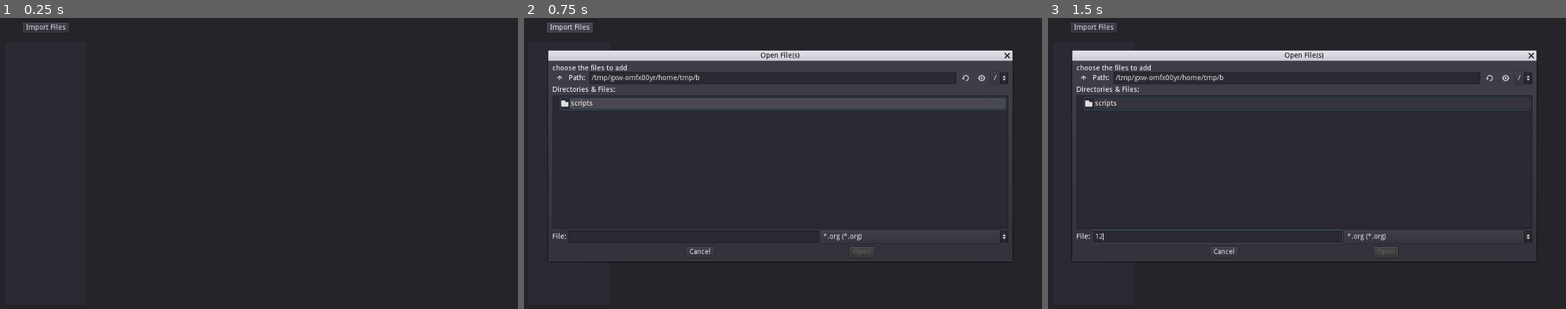
Above: before the commit, frames 1-3 (left to right).
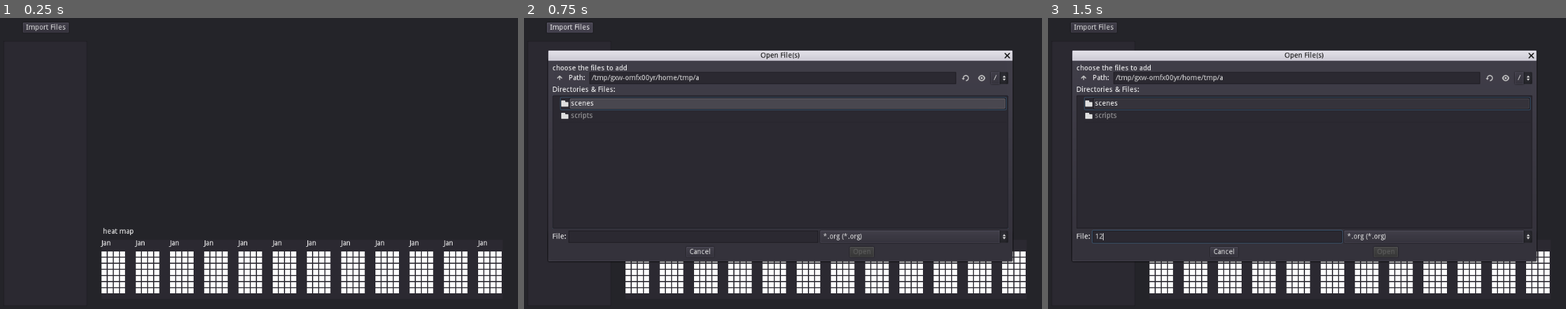
Above: after the commit, the same moments.

Repository: Vanzypher/org-mode-analytics
Game: Godot game, scene res://Main.tscn
The game is run twice, just before and just after one commit, with the same random seed, the same clock (stepped at 60 frames per second) and the same inputs.
Inputs (mouse positions are in pixels of both pictures, inside the frame that each line leads up to):
- Up to frame 1 (0.25 s): no input
- Up to frame 2 (0.75 s): click "Import Files" at 0.5 s
- Up to frame 3 (1.5 s): click (1218, 236) at 1.27 s; type "12" at 1.35 s

The runs differ from the first frame. In frame 1, 7.2% of the frame differs, in the area x 19-97%, y 72-95%; in frame 2, 5.4%; in frame 3, 5.4%.

Commit message:
adds heat map ui to the scene

Diff:
--- a/Main.tscn
+++ b/Main.tscn
@@ -1,8 +1,9 @@
-[gd_scene load_steps=4 format=2]
+[gd_scene load_steps=5 format=2]
 
 [ext_resource path="res://scripts/import_files_button.gd" type="Script" id=1]
 [ext_resource path="res://scripts/import_files_dialog.gd" type="Script" id=2]
-[ext_resource path="res://scripts/file_list.gd" type="Script" id=3]
+[ext_resource path="res://scenes/month-heatmap-ui.tscn" type="PackedScene" id=3]
+[ext_resource path="res://scripts/file_list.gd" type="Script" id=4]
 
 [node name="Main" type="Control"]
 anchor_right = 1.0
@@ -21,6 +22,7 @@
 script = ExtResource( 1 )
 
 [node name="ImportFilesDialog" type="FileDialog" parent="MainPanel"]
+visible = true
 anchor_left = 0.5
 anchor_top = 0.5
 anchor_right = 0.5
@@ -45,8 +47,181 @@
 margin_bottom = 584.0
 same_column_width = true
 
+[node name="HeatMap" type="Control" parent="MainPanel"]
+editor/display_folded = true
+margin_left = 195.0
+margin_top = 416.0
+margin_right = 1005.0
+margin_bottom = 585.0
+
+[node name="Background" type="ColorRect" parent="MainPanel/HeatMap"]
+anchor_right = 1.0
+anchor_bottom = 1.0
+margin_left = 14.0
+margin_top = 38.0
+margin_right = -11.0
+margin_bottom = -15.0
+color = Color( 0.172549, 0.164706, 0.196078, 1 )
+
+[node name="Year" type="GridContainer" parent="MainPanel/HeatMap/Background"]
+editor/display_folded = true
+anchor_right = 1.0
+anchor_bottom = 1.0
+custom_constants/vseparation = 9
+custom_constants/hseparation = 31
+columns = 12
+
+[node name="Jan" type="Label" parent="MainPanel/HeatMap/Background/Year"]
+margin_right = 36.0
+margin_bottom = 14.0
+text = "Jan"
+
+[node name="Feb" type="Label" parent="MainPanel/HeatMap/Background/Year"]
+margin_left = 67.0
+margin_right = 103.0
+margin_bottom = 14.0
+text = "Jan"
+
+[node name="Mar" type="Label" parent="MainPanel/HeatMap/Background/Year"]
+margin_left = 134.0
+margin_right = 170.0
+margin_bottom = 14.0
+text = "Jan"
+
+[node name="Apr" type="Label" parent="MainPanel/HeatMap/Background/Year"]
+margin_left = 201.0
+margin_right = 237.0
+margin_bottom = 14.0
+text = "Jan"
+
+[node name="May" type="Label" parent="MainPanel/HeatMap/Background/Year"]
+margin_left = 268.0
+margin_right = 304.0
+margin_bottom = 14.0
+text = "Jan"
+
+[node name="Jun" type="Label" parent="MainPanel/HeatMap/Background/Year"]
+margin_left = 335.0
+margin_right = 371.0
+margin_bottom = 14.0
+text = "Jan"
+
+[node name="Jul" type="Label" parent="MainPanel/HeatMap/Background/Year"]
+margin_left = 402.0
+margin_right = 438.0
+margin_bottom = 14.0
+text = "Jan"
+
+[node name="Aug" type="Label" parent="MainPanel/HeatMap/Background/Year"]
+margin_left = 469.0
+margin_right = 505.0
+margin_bottom = 14.0
+text = "Jan"
+
+[node name="Sep" type="Label" parent="MainPanel/HeatMap/Background/Year"]
+margin_left = 536.0
+margin_right = 572.0
+margin_bottom = 14.0
+text = "Jan"
+
+[node name="Oct" type="Label" parent="MainPanel/HeatMap/Background/Year"]
+margin_left = 603.0
+margin_right = 639.0
+margin_bottom = 14.0
+text = "Jan"
+
+[node name="Nov" type="Label" parent="MainPanel/HeatMap/Background/Year"]
+margin_left = 670.0
+margin_right = 706.0
+margin_bottom = 14.0
+text = "Jan"
+
+[node name="Dec" type="Label" parent="MainPanel/HeatMap/Background/Year"]
+margin_left = 737.0
+margin_right = 773.0
+margin_bottom = 14.0
+text = "Jan"
+
+[node name="Month1" parent="MainPanel/HeatMap/Background/Year" instance=ExtResource( 3 )]
+margin_top = 23.0
+margin_right = 36.0
+margin_bottom = 95.0
+
+[node name="Month2" parent="MainPanel/HeatMap/Background/Year" instance=ExtResource( 3 )]
+margin_left = 67.0
+margin_top = 23.0
+margin_right = 103.0
+margin_bottom = 95.0
+
+[node name="Month3" parent="MainPanel/HeatMap/Background/Year" instance=ExtResource( 3 )]
+margin_left = 134.0
+margin_top = 23.0
+margin_right = 170.0
+margin_bottom = 95.0
+
+[node name="Month4" parent="MainPanel/HeatMap/Background/Year" instance=ExtResource( 3 )]
+margin_left = 201.0
+margin_top = 23.0
+margin_right = 237.0
+margin_bottom = 95.0
+
+[node name="Month5" parent="MainPanel/HeatMap/Background/Year" instance=ExtResource( 3 )]
+margin_left = 268.0
+margin_top = 23.0
+margin_right = 304.0
+margin_bottom = 95.0
+
+[node name="Month6" parent="MainPanel/HeatMap/Background/Year" instance=ExtResource( 3 )]
+margin_left = 335.0
+margin_top = 23.0
+margin_right = 371.0
+margin_bottom = 95.0
+
+[node name="Month7" parent="MainPanel/HeatMap/Background/Year" instance=ExtResource( 3 )]
+margin_left = 402.0
+margin_top = 23.0
+margin_right = 438.0
+margin_bottom = 95.0
+
+[node name="Month8" parent="MainPanel/HeatMap/Background/Year" instance=ExtResource( 3 )]
+margin_left = 469.0
+margin_top = 23.0
+margin_right = 505.0
+margin_bottom = 95.0
+
+[node name="Month9" parent="MainPanel/HeatMap/Background/Year" instance=ExtResource( 3 )]
+margin_left = 536.0
+margin_top = 23.0
+margin_right = 572.0
+margin_bottom = 95.0
+
+[node name="Month10" parent="MainPanel/HeatMap/Background/Year" instance=ExtResource( 3 )]
+margin_left = 603.0
+margin_top = 23.0
+margin_right = 639.0
+margin_bottom = 95.0
+
+[node name="Month11" parent="MainPanel/HeatMap/Background/Year" instance=ExtResource( 3 )]
+margin_left = 670.0
+margin_top = 23.0
+margin_right = 706.0
+margin_bottom = 95.0
+
+[node name="Month12" parent="MainPanel/HeatMap/Background/Year" instance=ExtResource( 3 )]
+margin_left = 737.0
+margin_top = 23.0
+margin_right = 773.0
+margin_bottom = 95.0
+
+[node name="HeatMapTitleLabel" type="Label" parent="MainPanel/HeatMap"]
+margin_left = 16.5476
+margin_top = 15.1429
+margin_right = 800.548
+margin_bottom = 29.1429
+text = "heat map"
+
 [node name="FileList" type="Node" parent="."]
-script = ExtResource( 3 )
+script = ExtResource( 4 )
 [connection signal="pressed" from="MainPanel/ImportFilesButton" to="MainPanel/ImportFilesButton" method="_on_ImportFilesButton_pressed"]
 [connection signal="file_added" from="MainPanel/ImportFilesDialog" to="FileList" method="_on_ImportFilesDialog_file_added"]
 [connection signal="file_selected" from="MainPanel/ImportFilesDialog" to="MainPanel/ImportFilesDialog" method="_on_ImportFilesDialog_file_selected"]
--- /dev/null
+++ b/scenes/month-heatmap-ui.tscn
@@ -0,0 +1,253 @@
+[gd_scene format=2]
+
+[node name="Month" type="GridContainer"]
+margin_bottom = 12.0
+custom_constants/vseparation = 12
+custom_constants/hseparation = 12
+columns = 4
+
+[node name="Week1" type="GridContainer" parent="."]
+editor/display_folded = true
+margin_bottom = 72.0
+custom_constants/vseparation = 12
+custom_constants/hseparation = 12
+
+[node name="Day1" type="Control" parent="Week1"]
+
+[node name="ColorRect" type="ColorRect" parent="Week1/Day1"]
+margin_right = 10.0
+margin_bottom = 10.0
+
+[node name="Day2" type="Control" parent="Week1"]
+margin_top = 12.0
+margin_bottom = 12.0
+
+[node name="ColorRect" type="ColorRect" parent="Week1/Day2"]
+margin_right = 10.0
+margin_bottom = 10.0
+
+[node name="Day3" type="Control" parent="Week1"]
+margin_top = 24.0
+margin_bottom = 24.0
+
+[node name="ColorRect" type="ColorRect" parent="Week1/Day3"]
+margin_right = 10.0
+margin_bottom = 10.0
+
+[node name="Day4" type="Control" parent="Week1"]
+margin_top = 36.0
+margin_bottom = 36.0
+
+[node name="ColorRect" type="ColorRect" parent="Week1/Day4"]
+margin_right = 10.0
+margin_bottom = 10.0
+
+[node name="Day5" type="Control" parent="Week1"]
+margin_top = 48.0
+margin_bottom = 48.0
+
+[node name="ColorRect" type="ColorRect" parent="Week1/Day5"]
+margin_right = 10.0
+margin_bottom = 10.0
+
+[node name="Day6" type="Control" parent="Week1"]
+margin_top = 60.0
+margin_bottom = 60.0
+
+[node name="ColorRect" type="ColorRect" parent="Week1/Day6"]
+margin_right = 10.0
+margin_bottom = 10.0
+
+[node name="Day7" type="Control" parent="Week1"]
+margin_top = 72.0
+margin_bottom = 72.0
+
+[node name="ColorRect" type="ColorRect" parent="Week1/Day7"]
+margin_right = 10.0
+margin_bottom = 10.0
+
+[node name="Week2" type="GridContainer" parent="."]
+editor/display_folded = true
+margin_left = 12.0
+margin_right = 12.0
+margin_bottom = 72.0
+custom_constants/vseparation = 12
+custom_constants/hseparation = 12
+
+[node name="Day1" type="Control" parent="Week2"]
+
+[node name="ColorRect" type="ColorRect" parent="Week2/Day1"]
+margin_right = 10.0
+margin_bottom = 10.0
+
+[node name="Day2" type="Control" parent="Week2"]
+margin_top = 12.0
+margin_bottom = 12.0
+
+[node name="ColorRect" type="ColorRect" parent="Week2/Day2"]
+margin_right = 10.0
+margin_bottom = 10.0
+
+[node name="Day3" type="Control" parent="Week2"]
+margin_top = 24.0
+margin_bottom = 24.0
+
+[node name="ColorRect" type="ColorRect" parent="Week2/Day3"]
+margin_right = 10.0
+margin_bottom = 10.0
+
+[node name="Day4" type="Control" parent="Week2"]
+margin_top = 36.0
+margin_bottom = 36.0
+
+[node name="ColorRect" type="ColorRect" parent="Week2/Day4"]
+margin_right = 10.0
+margin_bottom = 10.0
+
+[node name="Day5" type="Control" parent="Week2"]
+margin_top = 48.0
+margin_bottom = 48.0
+
+[node name="ColorRect" type="ColorRect" parent="Week2/Day5"]
+margin_right = 10.0
+margin_bottom = 10.0
+
+[node name="Day6" type="Control" parent="Week2"]
+margin_top = 60.0
+margin_bottom = 60.0
+
+[node name="ColorRect" type="ColorRect" parent="Week2/Day6"]
+margin_right = 10.0
+margin_bottom = 10.0
+
+[node name="Day7" type="Control" parent="Week2"]
+margin_top = 72.0
+margin_bottom = 72.0
+
+[node name="ColorRect" type="ColorRect" parent="Week2/Day7"]
+margin_right = 10.0
+margin_bottom = 10.0
+
+[node name="Week3" type="GridContainer" parent="."]
+editor/display_folded = true
+margin_left = 24.0
+margin_right = 24.0
+margin_bottom = 72.0
+custom_constants/vseparation = 12
+custom_constants/hseparation = 12
+
+[node name="Day1" type="Control" parent="Week3"]
+
+[node name="ColorRect" type="ColorRect" parent="Week3/Day1"]
+margin_right = 10.0
+margin_bottom = 10.0
+
+[node name="Day2" type="Control" parent="Week3"]
+margin_top = 12.0
+margin_bottom = 12.0
+
+[node name="ColorRect" type="ColorRect" parent="Week3/Day2"]
+margin_right = 10.0
+margin_bottom = 10.0
+
+[node name="Day3" type="Control" parent="Week3"]
+margin_top = 24.0
+margin_bottom = 24.0
+
+[node name="ColorRect" type="ColorRect" parent="Week3/Day3"]
+margin_right = 10.0
+margin_bottom = 10.0
+
+[node name="Day4" type="Control" parent="Week3"]
+margin_top = 36.0
+margin_bottom = 36.0
+
+[node name="ColorRect" type="ColorRect" parent="Week3/Day4"]
+margin_right = 10.0
+margin_bottom = 10.0
+
+[node name="Day5" type="Control" parent="Week3"]
+margin_top = 48.0
+margin_bottom = 48.0
+
+[node name="ColorRect" type="ColorRect" parent="Week3/Day5"]
+margin_right = 10.0
+margin_bottom = 10.0
+
+[node name="Day6" type="Control" parent="Week3"]
+margin_top = 60.0
+margin_bottom = 60.0
+
+[node name="ColorRect" type="ColorRect" parent="Week3/Day6"]
+margin_right = 10.0
+margin_bottom = 10.0
+
+[node name="Day7" type="Control" parent="Week3"]
+margin_top = 72.0
+margin_bottom = 72.0
+
+[node name="ColorRect" type="ColorRect" parent="Week3/Day7"]
+margin_right = 10.0
+margin_bottom = 10.0
+
+[node name="Week4" type="GridContainer" parent="."]
+editor/display_folded = true
+margin_left = 36.0
+margin_right = 36.0
+margin_bottom = 72.0
+custom_constants/vseparation = 12
+custom_constants/hseparation = 12
+
+[node name="Day1" type="Control" parent="Week4"]
+
+[node name="ColorRect" type="ColorRect" parent="Week4/Day1"]
+margin_right = 10.0
+margin_bottom = 10.0
+
+[node name="Day2" type="Control" parent="Week4"]
+margin_top = 12.0
+margin_bottom = 12.0
+
+[node name="ColorRect" type="ColorRect" parent="Week4/Day2"]
+margin_right = 10.0
+margin_bottom = 10.0
+
+[node name="Day3" type="Control" parent="Week4"]
+margin_top = 24.0
+margin_bottom = 24.0
+
+[node name="ColorRect" type="ColorRect" parent="Week4/Day3"]
+margin_right = 10.0
+margin_bottom = 10.0
+
+[node name="Day4" type="Control" parent="Week4"]
+margin_top = 36.0
+margin_bottom = 36.0
+
+[node name="ColorRect" type="ColorRect" parent="Week4/Day4"]
+margin_right = 10.0
+margin_bottom = 10.0
+
+[node name="Day5" type="Control" parent="Week4"]
+margin_top = 48.0
+margin_bottom = 48.0
+
+[node name="ColorRect" type="ColorRect" parent="Week4/Day5"]
+margin_right = 10.0
+margin_bottom = 10.0
+
+[node name="Day6" type="Control" parent="Week4"]
+margin_top = 60.0
+margin_bottom = 60.0
+
+[node name="ColorRect" type="ColorRect" parent="Week4/Day6"]
+margin_right = 10.0
+margin_bottom = 10.0
+
+[node name="Day7" type="Control" parent="Week4"]
+margin_top = 72.0
+margin_bottom = 72.0
+
+[node name="ColorRect" type="ColorRect" parent="Week4/Day7"]
+margin_right = 10.0
+margin_bottom = 10.0
